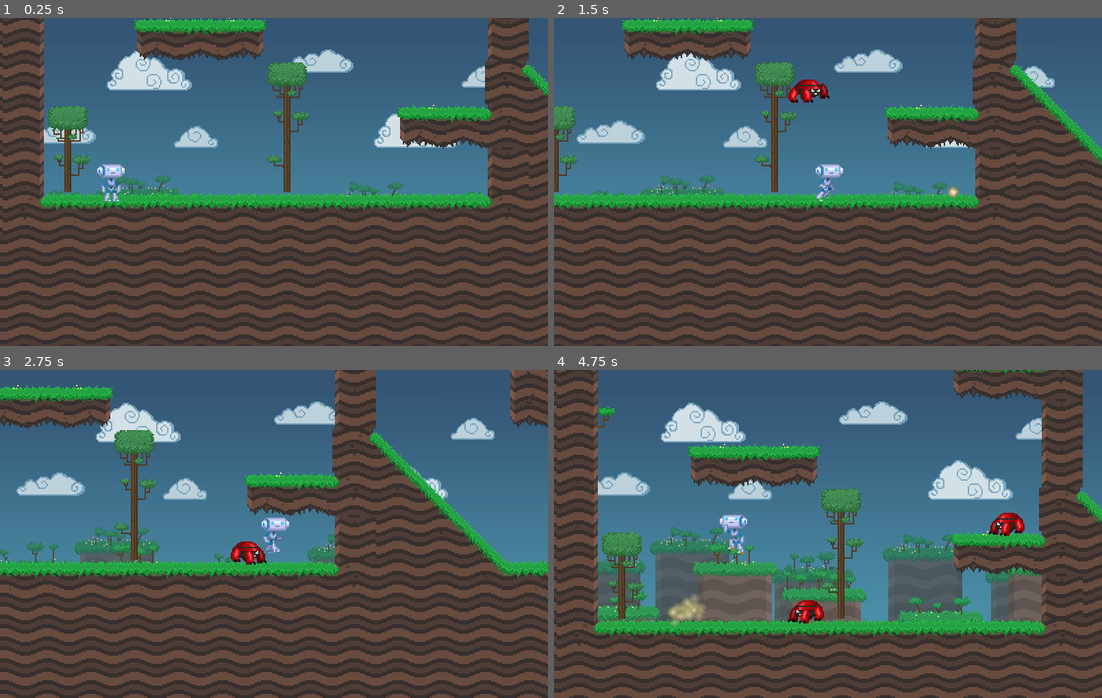
Above: before the commit, frames 1-4 (two rows, left to right).
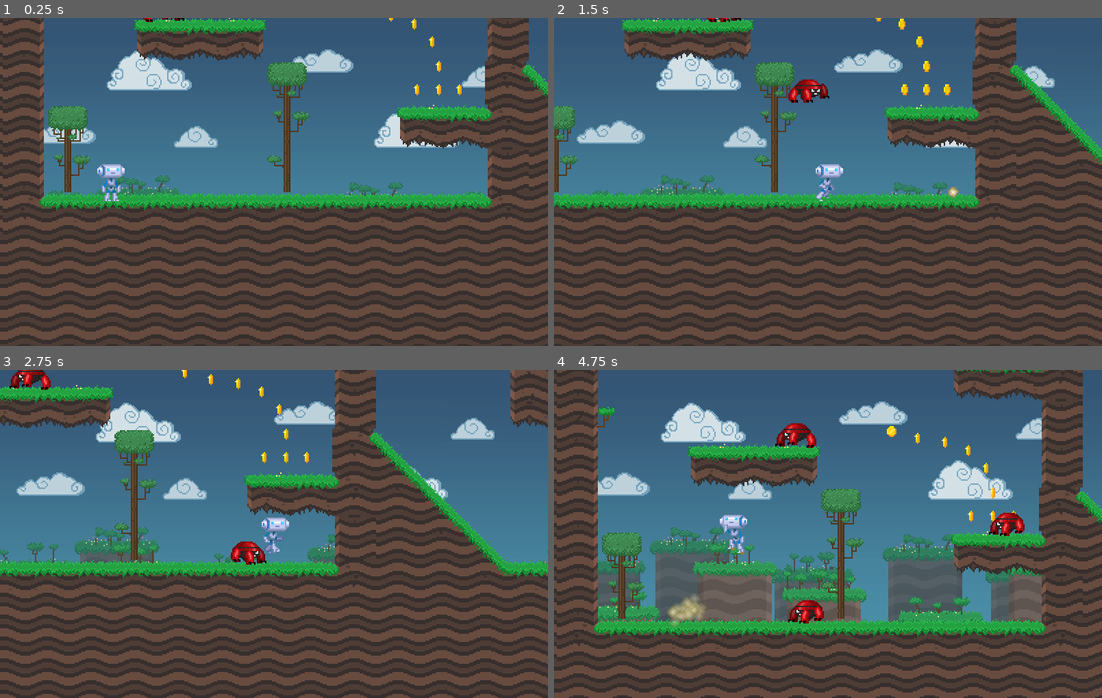
Above: after the commit, the same moments.

Repository: kurshevvladislav/DaGamiestGameEver
Game: Godot game, scene res://stage.tscn
Two runs of this game, one before a commit and one after it. Both use one fixed random seed, a clock stepped at 60 frames per second and the inputs below.
Inputs:
- Up to frame 1 (0.25 s): no input
- Up to frame 2 (1.5 s): hold D (move_right) 0.53-1.28 s; hold Space (shoot) 0.53-1.28 s; tap W (jump) at 0.77 s; hold A (move_left) from 1.28 s (still down); tap R (spawn) at 1.35 s
- Up to frame 3 (2.75 s): tap W (jump) at 1.52 s; release A (move_left) at 2.03 s; hold D (move_right) from 2.03 s (still down); hold Space (shoot) from 2.03 s (still down)
- Up to frame 4 (4.75 s): release Space (shoot) at 2.78 s; tap R (spawn) at 2.85, 4.35 s; tap W (jump) at 3.02, 3.77, 4.52 s; release D (move_right) at 3.53 s; hold Space (shoot) 3.53-4.28 s; hold A (move_left) from 3.53 s (still down)

The runs differ from the first frame. In frame 1, 0.2% of the frame differs, in the area x 26-85%, y 0-24%; in frame 2, 0.3%; in frame 3, 0.5%; in frame 4, 0.6%, in the area x 40-85%, y 16-47%.

Commit message:
Добавлены новые объекты взаимодействия и заменена музыка

Diff:
--- a/stage.tscn
+++ b/stage.tscn
@@ -1,7 +1,10 @@
 [gd_scene format=3 uid="uid://b53muvlsw1tx3"]
 
 [ext_resource type="TileSet" uid="uid://rowrak7ls50v" path="res://tileset.tres" id="1"]
+[ext_resource type="PackedScene" uid="uid://daqqtote00syu" path="res://enemy/enemy.tscn" id="5_vpggq"]
+[ext_resource type="PackedScene" uid="uid://6uilf6rad880" path="res://coin/coin.tscn" id="6_1edn8"]
 [ext_resource type="PackedScene" uid="uid://bbxsp4gp554vh" path="res://player/player.tscn" id="6_fauva"]
+[ext_resource type="PackedScene" uid="uid://dkmxopg1dknq8" path="res://platform/one_way_platform.tscn" id="7_1edn8"]
 [ext_resource type="PackedScene" uid="uid://csdn3dwkaprow" path="res://background/parallax_bg.tscn" id="8"]
 [ext_resource type="AudioStream" uid="uid://gunv00cij80t" path="res://audio/music.ogg" id="9"]
 
@@ -47,3 +50,159 @@
 
 [node name="Player" parent="." unique_id=1577020198 instance=ExtResource("6_fauva")]
 position = Vector2(85, 303)
+
+[node name="Enemy" parent="." unique_id=1673258367 instance=ExtResource("5_vpggq")]
+position = Vector2(122, 184)
+
+[node name="Enemy2" parent="." unique_id=66066521 instance=ExtResource("5_vpggq")]
+position = Vector2(520, 57)
+
+[node name="Coin" parent="." unique_id=2041871504 instance=ExtResource("6_1edn8")]
+position = Vector2(305, 245)
+
+[node name="Coin2" parent="." unique_id=1139902929 instance=ExtResource("6_1edn8")]
+position = Vector2(321, 245)
+
+[node name="Coin3" parent="." unique_id=5297445 instance=ExtResource("6_1edn8")]
+position = Vector2(336, 245)
+
+[node name="Coin4" parent="." unique_id=1275309348 instance=ExtResource("6_1edn8")]
+position = Vector2(321, 228)
+
+[node name="Coin5" parent="." unique_id=1857385966 instance=ExtResource("6_1edn8")]
+position = Vector2(316, 210)
+
+[node name="Coin6" parent="." unique_id=1450244238 instance=ExtResource("6_1edn8")]
+position = Vector2(303, 197)
+
+[node name="Coin7" parent="." unique_id=1626921658 instance=ExtResource("6_1edn8")]
+position = Vector2(286, 191)
+
+[node name="Coin8" parent="." unique_id=58308954 instance=ExtResource("6_1edn8")]
+position = Vector2(266, 188)
+
+[node name="Coin9" parent="." unique_id=1426713764 instance=ExtResource("6_1edn8")]
+position = Vector2(247, 183)
+
+[node name="Coin10" parent="." unique_id=1223397760 instance=ExtResource("6_1edn8")]
+position = Vector2(304, 120)
+
+[node name="Coin11" parent="." unique_id=1512606796 instance=ExtResource("6_1edn8")]
+position = Vector2(319, 102)
+
+[node name="Coin12" parent="." unique_id=903008093 instance=ExtResource("6_1edn8")]
+position = Vector2(334, 85)
+
+[node name="Coin13" parent="." unique_id=729281738 instance=ExtResource("6_1edn8")]
+position = Vector2(646, 52)
+
+[node name="Coin14" parent="." unique_id=151429640 instance=ExtResource("6_1edn8")]
+position = Vector2(661, 34)
+
+[node name="Coin15" parent="." unique_id=1242043509 instance=ExtResource("6_1edn8")]
+position = Vector2(676, 17)
+
+[node name="Coin16" parent="." unique_id=1458785619 instance=ExtResource("6_1edn8")]
+position = Vector2(734, 18)
+
+[node name="Coin17" parent="." unique_id=720973153 instance=ExtResource("6_1edn8")]
+position = Vector2(754, 37)
+
+[node name="Coin18" parent="." unique_id=1406903226 instance=ExtResource("6_1edn8")]
+position = Vector2(770, 54)
+
+[node name="Enemy3" parent="." unique_id=2114330852 instance=ExtResource("5_vpggq")]
+position = Vector2(535, 152)
+
+[node name="Enemy4" parent="." unique_id=1882196936 instance=ExtResource("5_vpggq")]
+position = Vector2(580, 152)
+
+[node name="Enemy5" parent="." unique_id=143532510 instance=ExtResource("5_vpggq")]
+position = Vector2(622, 152)
+
+[node name="Coin19" parent="." unique_id=1242296830 instance=ExtResource("6_1edn8")]
+position = Vector2(720, 305)
+
+[node name="Coin20" parent="." unique_id=1801428673 instance=ExtResource("6_1edn8")]
+position = Vector2(735, 287)
+
+[node name="Coin21" parent="." unique_id=1074215095 instance=ExtResource("6_1edn8")]
+position = Vector2(750, 270)
+
+[node name="Coin22" parent="." unique_id=960937683 instance=ExtResource("6_1edn8")]
+position = Vector2(808, 271)
+
+[node name="Coin23" parent="." unique_id=1859198772 instance=ExtResource("6_1edn8")]
+position = Vector2(828, 290)
+
+[node name="Coin24" parent="." unique_id=1910698033 instance=ExtResource("6_1edn8")]
+position = Vector2(844, 307)
+
+[node name="Coin25" parent="." unique_id=1511542567 instance=ExtResource("6_1edn8")]
+position = Vector2(562, 305)
+
+[node name="Coin26" parent="." unique_id=1959869649 instance=ExtResource("6_1edn8")]
+position = Vector2(577, 287)
+
+[node name="Coin27" parent="." unique_id=1466828682 instance=ExtResource("6_1edn8")]
+position = Vector2(592, 270)
+
+[node name="Coin28" parent="." unique_id=2146910177 instance=ExtResource("6_1edn8")]
+position = Vector2(650, 271)
+
+[node name="Coin29" parent="." unique_id=2146338331 instance=ExtResource("6_1edn8")]
+position = Vector2(670, 290)
+
+[node name="Coin30" parent="." unique_id=988454207 instance=ExtResource("6_1edn8")]
+position = Vector2(686, 307)
+
+[node name="Enemy6" parent="." unique_id=636443383 instance=ExtResource("5_vpggq")]
+position = Vector2(622, 311)
+
+[node name="Enemy7" parent="." unique_id=1982334986 instance=ExtResource("5_vpggq")]
+position = Vector2(781, 311)
+
+[node name="OneWayPlatform" parent="." unique_id=1851473262 instance=ExtResource("7_1edn8")]
+position = Vector2(1323, 190)
+
+[node name="OneWayPlatform2" parent="." unique_id=1159281710 instance=ExtResource("7_1edn8")]
+position = Vector2(777, 113)
+
+[node name="Coin37" parent="." unique_id=628186464 instance=ExtResource("6_1edn8")]
+position = Vector2(1155, 37)
+
+[node name="Coin38" parent="." unique_id=36760531 instance=ExtResource("6_1edn8")]
+position = Vector2(750, 270)
+
+[node name="Coin41" parent="." unique_id=458549954 instance=ExtResource("6_1edn8")]
+position = Vector2(1155, 54)
+
+[node name="Coin42" parent="." unique_id=377254059 instance=ExtResource("6_1edn8")]
+position = Vector2(1155, 70)
+
+[node name="Coin43" parent="." unique_id=1337073829 instance=ExtResource("6_1edn8")]
+position = Vector2(1155, 87)
+
+[node name="Coin39" parent="." unique_id=1604440424 instance=ExtResource("6_1edn8")]
+position = Vector2(1097, 38)
+
+[node name="Coin44" parent="." unique_id=2070903764 instance=ExtResource("6_1edn8")]
+position = Vector2(1097, 55)
+
+[node name="Coin45" parent="." unique_id=908064502 instance=ExtResource("6_1edn8")]
+position = Vector2(1097, 71)
+
+[node name="Coin46" parent="." unique_id=1123646071 instance=ExtResource("6_1edn8")]
+position = Vector2(1097, 88)
+
+[node name="Coin47" parent="." unique_id=1770719348 instance=ExtResource("6_1edn8")]
+position = Vector2(1113, 89)
+
+[node name="Coin48" parent="." unique_id=638758148 instance=ExtResource("6_1edn8")]
+position = Vector2(1122, 72)
+
+[node name="Coin49" parent="." unique_id=479452060 instance=ExtResource("6_1edn8")]
+position = Vector2(1111, 63)
+
+[node name="Coin50" parent="." unique_id=1156907445 instance=ExtResource("6_1edn8")]
+position = Vector2(1122, 84)
Not shown, changed: audio/music.ogg
